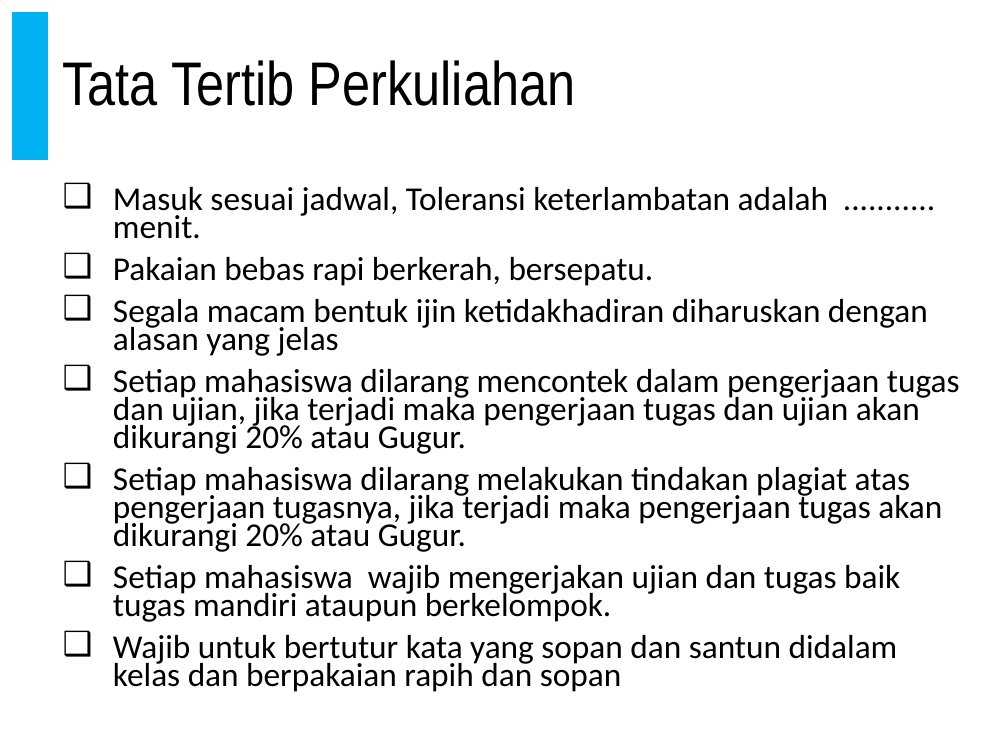
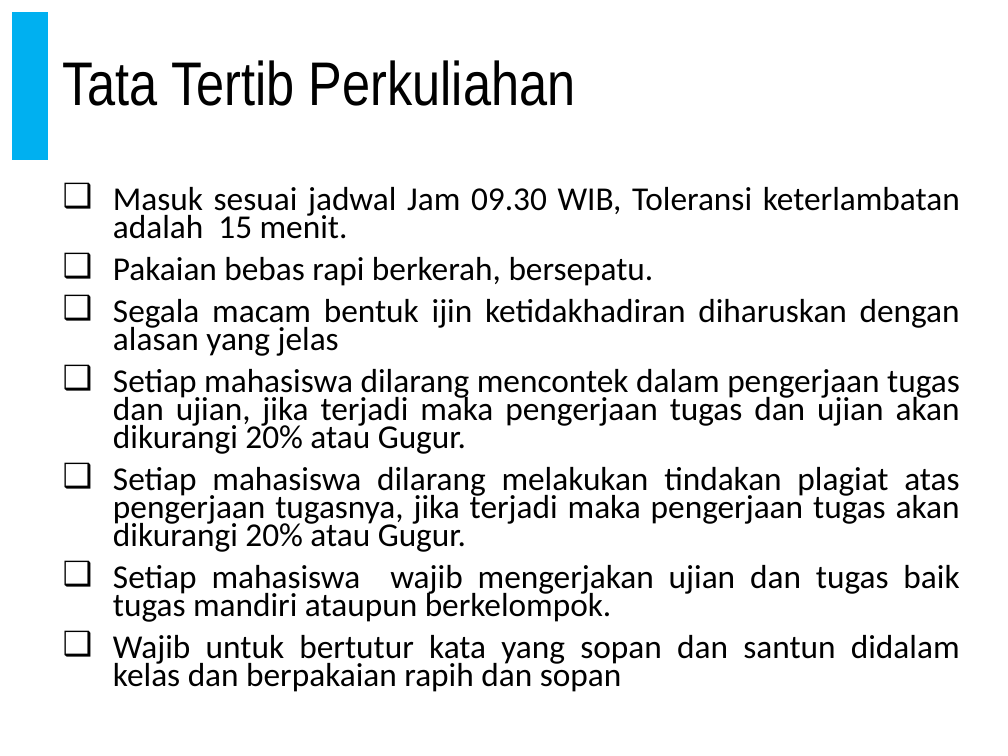
Before and after one commit to doniaft/Analisa-Desain-Sistem-Informasi, a slide deck: slide 31 of 1. Bahan Ajar/01. ADSI - Pendahuluan.pptx (slide 46 before the commit). Drawn at 1008x756 pixels with LibreOffice and Linux fonts; fonts in the diff are those of the drawing. Boxes give left, top, right and bottom in pixels: in the first picture for what was removed or moved away, otherwise in the second. Text is boxed around its words. In the diff, an @@ line names an element or a change of style, - is before the commit and + after.

```diff
--- a/1. Bahan Ajar/01. ADSI - Pendahuluan.pptx
+++ b/1. Bahan Ajar/01. ADSI - Pendahuluan.pptx
@@ text at (x1=113, y1=187, x2=960, y2=239): text changed @@
-❑ Masuk sesuai jadwal, Toleransi keterlambatan adalah ........... menit.
+❑ Masuk sesuai jadwal Jam 09.30 WIB, Toleransi keterlambatan adalah 15 menit.
@@ text at (x1=113, y1=257, x2=960, y2=692): alignment left to justified @@
```
Also in this commit, not shown: 9 other slides changed, 1 slide added, 16 slides removed, 1 other file.
